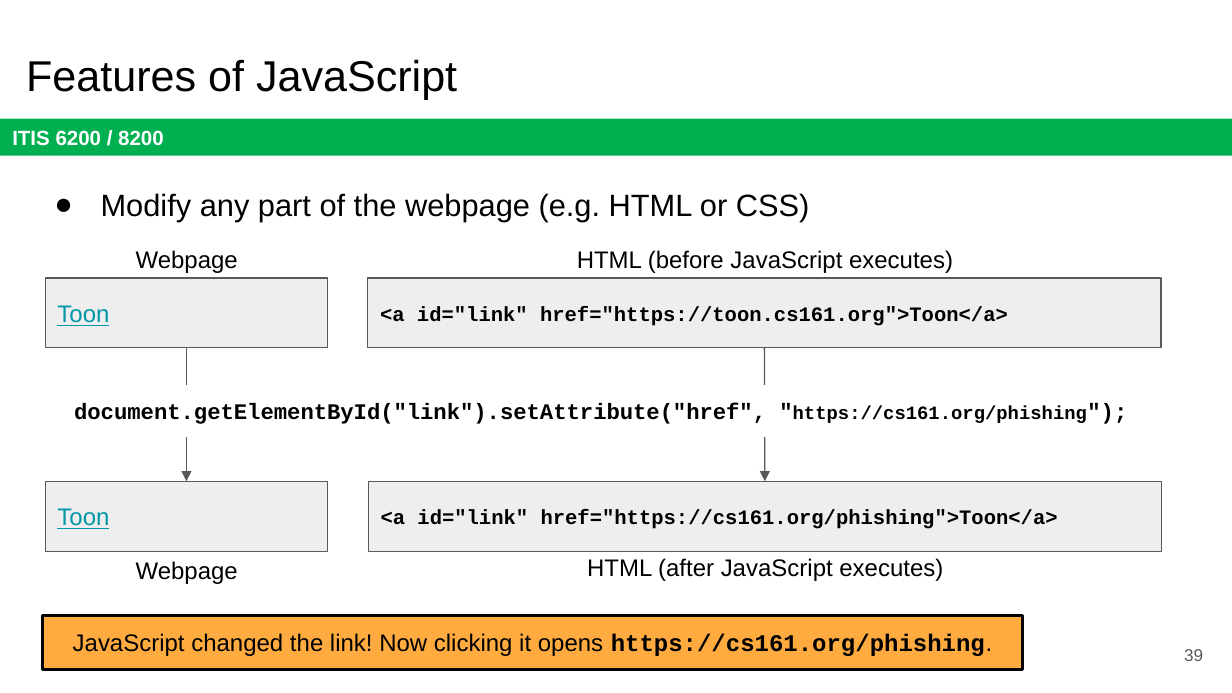
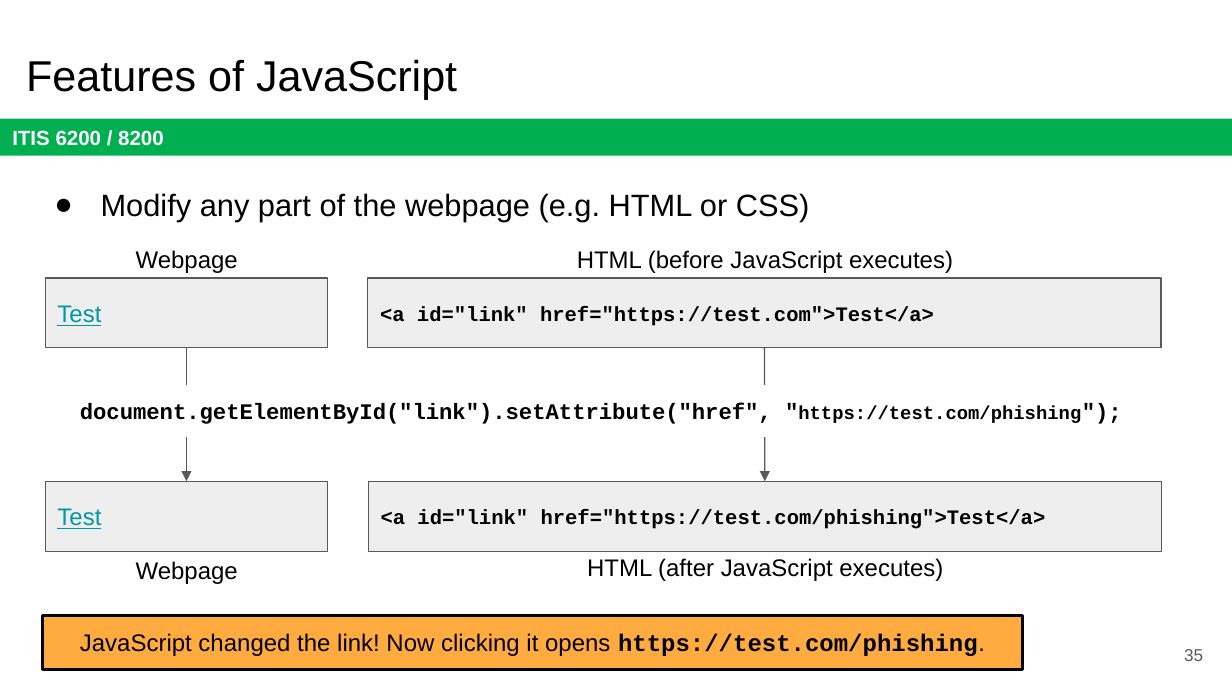
Before and after one commit to jx5c/github.io, a slide deck: slide 35 of teaching/ITIS6200/2023fa/lectures/lec10.pptx (slide 39 before the commit). Drawn at 1232x693 pixels with LibreOffice and Linux fonts; fonts in the diff are those of the drawing. Boxes give left, top, right and bottom in pixels: in the first picture for what was removed or moved away, otherwise in the second. Text is boxed around its words. In the diff, an @@ line names an element or a change of style, - is before the commit and + after.

```diff
--- a/teaching/ITIS6200/2023fa/lectures/lec10.pptx
+++ b/teaching/ITIS6200/2023fa/lectures/lec10.pptx
@@ text in rectangle at <box>57,305,101,326</box>: text changed @@
-Toon
+Test
@@ text in rectangle at <box>380,306,934,326</box>: text changed @@
-<a id="link" href="https://toon.cs161.org">Toon</a>
+<a id="link" href="https://test.com">Test</a>
@@ text at <box>80,403,1081,424</box>: text changed @@
-document.getElementById("link").setAttribute("href", "https://cs161.org/phishing");
+document.getElementById("link").setAttribute("href", "https://test.com/phishing");
@@ text in rectangle at <box>57,508,101,529</box>: text changed @@
-Toon
+Test
@@ text in rectangle at <box>381,509,1046,529</box>: text changed @@
-<a id="link" href="https://cs161.org/phishing">Toon</a>
+<a id="link" href="https://test.com/phishing">Test</a>
@@ text in rectangle at <box>80,633,985,656</box>: text changed @@
-JavaScript changed the link! Now clicking it opens https://cs161.org/phishing.
+JavaScript changed the link! Now clicking it opens https://test.com/phishing.
@@ page number at <box>1184,649,1203,661</box>: text changed @@
-39
+35
```
Also in this commit, not shown: 11 other slides changed, 4 slides removed, 3 other files.
